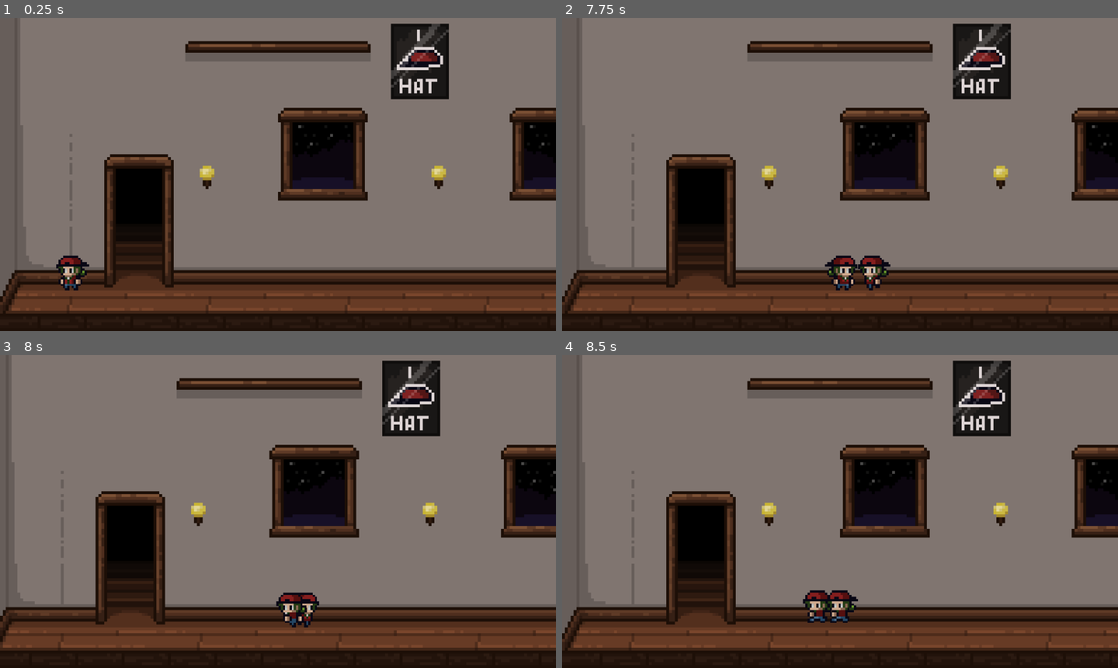
Above: before the commit, frames 1-4 (two rows, left to right).
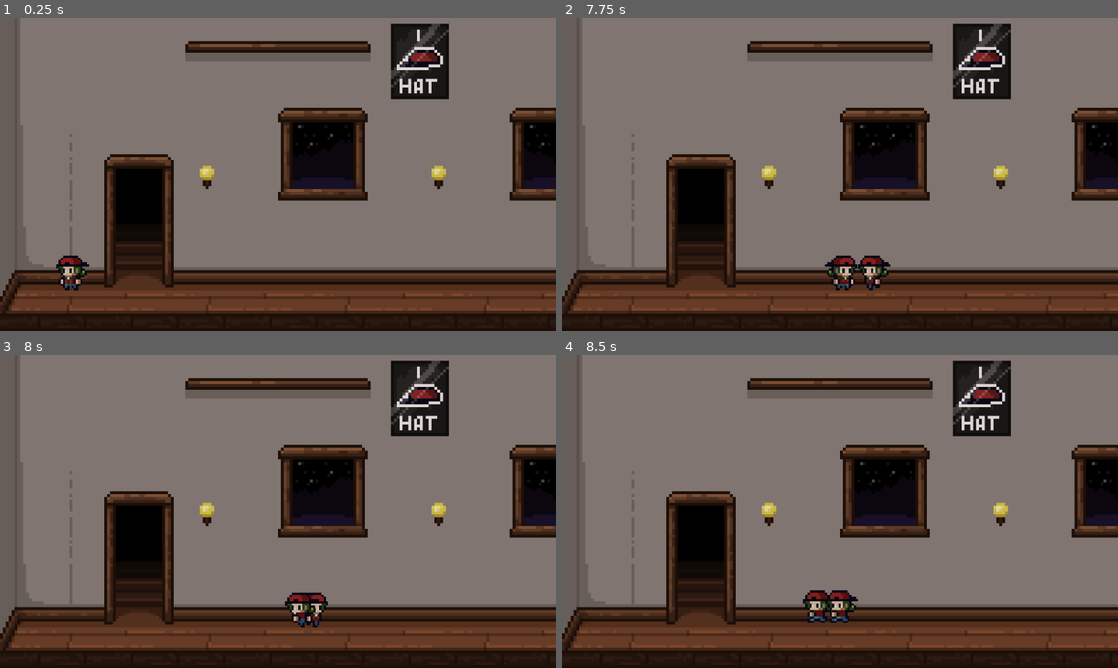
Above: after the commit, the same moments.

Repository: Sleeping-Robot-Games/Hat-Trick
Game: Godot game, scene res://scenes/game.tscn
Two runs of this game, one before a commit and one after it. Both use one fixed random seed, a clock stepped at 60 frames per second and the inputs below. This scene is started directly instead of the project's main scene.
Inputs:
- Up to frame 1 (0.25 s): no input
- Up to frame 2 (7.75 s): hold Right (ui_right) 0.53-1.28 s; hold Left (ui_left) 1.28-2.03 s; hold Right (ui_right) 2.03-3.53 s; hold Left (ui_left) 3.53-5.78 s; hold Right (ui_right) from 5.78 s (still down)
- Up to frame 3 (8 s): keep holding Right (ui_right)
- Up to frame 4 (8.5 s): release Right (ui_right) at 8.03 s; hold Left (ui_left) from 8.03 s (still down)

Frames 1-2 are identical in both runs. In frame 3, 9.8% of the frame differs, in the area x 0-100%, y 0-95%; in frame 4, nothing differs.

Commit message:
fixes camera to reach edge of level

Diff:
--- a/scenes/player.tscn
+++ b/scenes/player.tscn
@@ -17,8 +17,10 @@
 offset = Vector2(0, -112)
 zoom = Vector2(1.25, 1.25)
 limit_left = 0
-limit_right = 960
+limit_right = 1920
 position_smoothing_enabled = true
+position_smoothing_speed = 4.0
+drag_horizontal_enabled = true
 
 [node name="CollisionShape2D" type="CollisionShape2D" parent="."]
 position = Vector2(0, 7)
